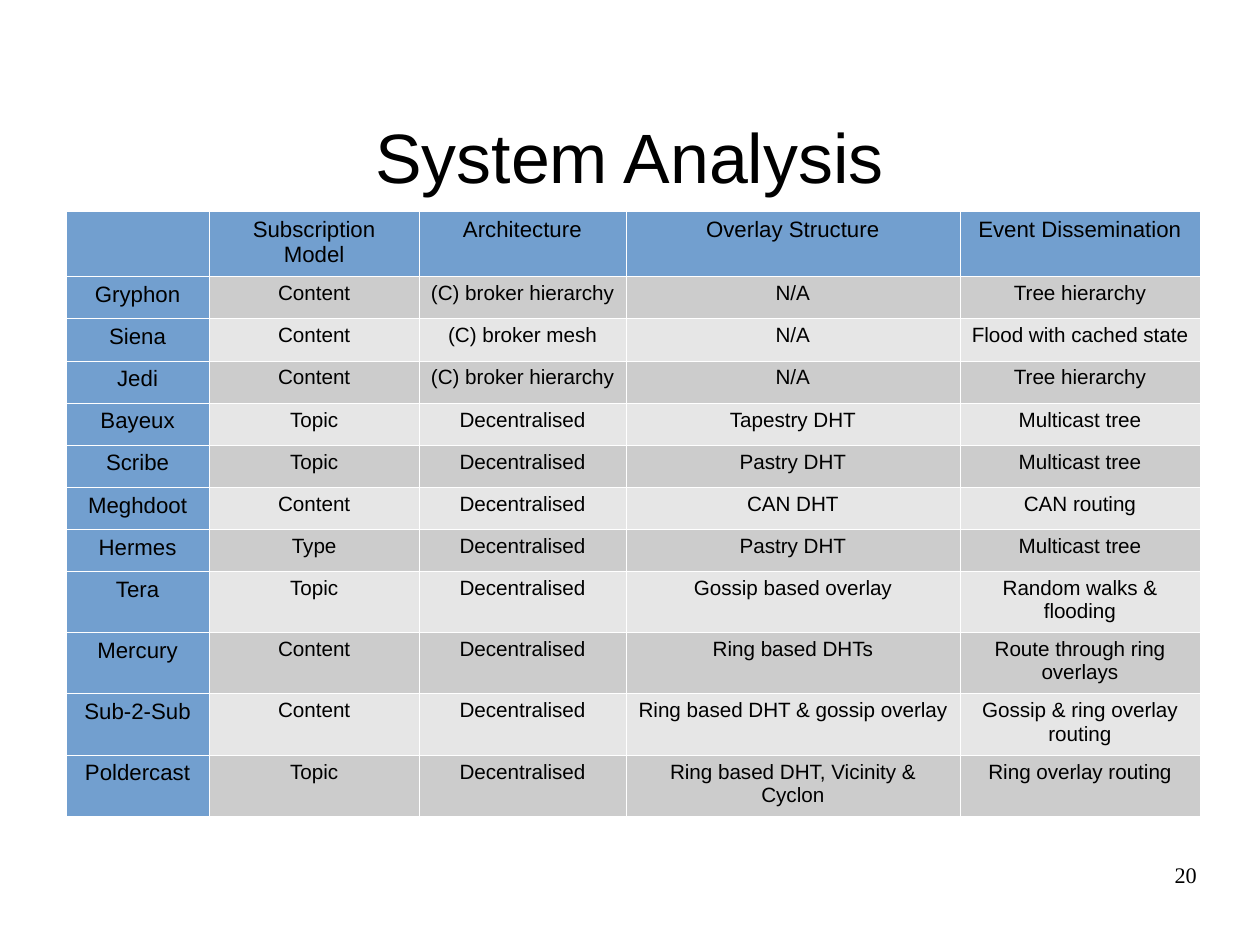
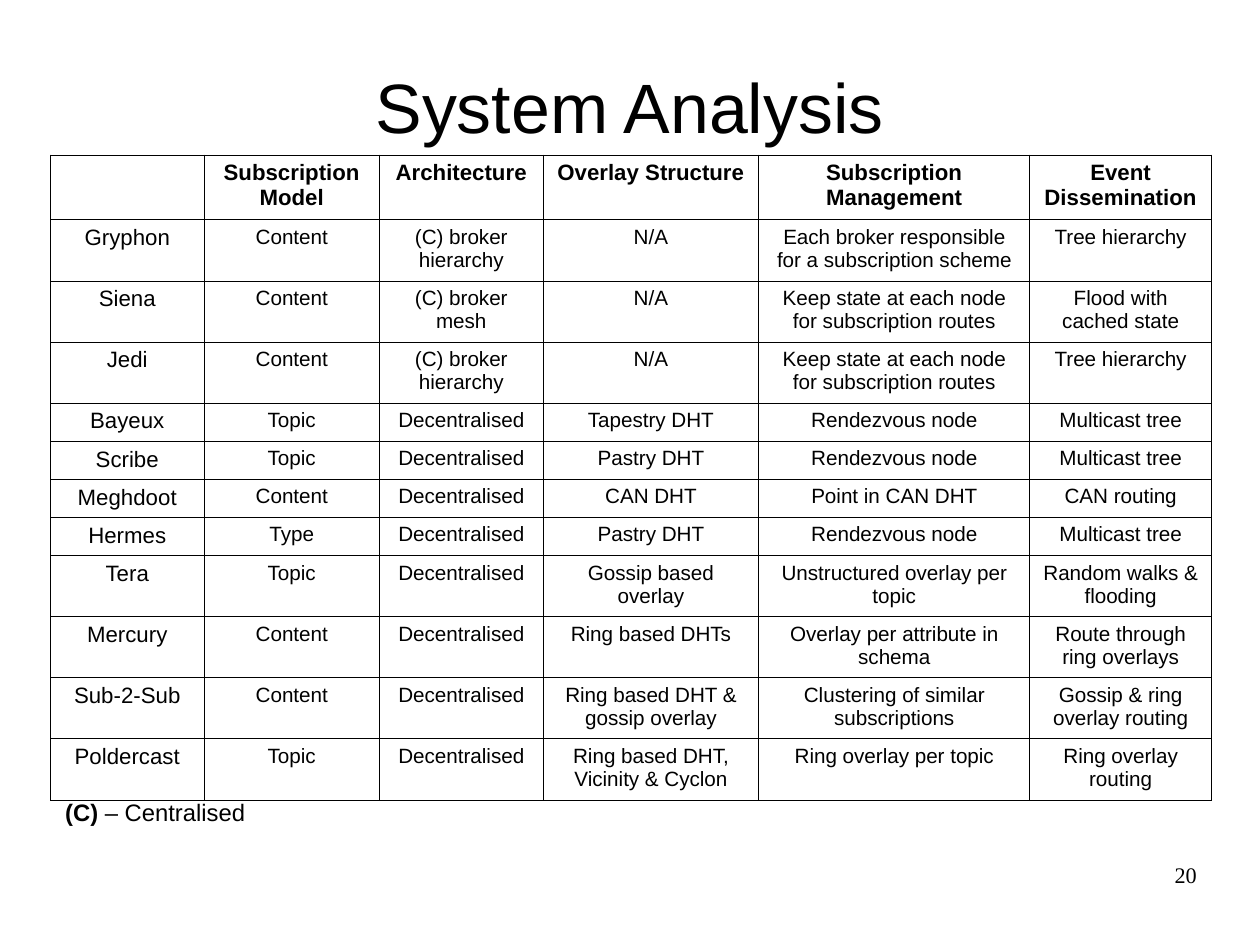
Before and after one commit to JGAntunes/pulsarcast, a slide deck: slide 20 of project-report/presentation.odp. Drawn at 1260x945 pixels with LibreOffice and Linux fonts; fonts in the diff are those of the drawing; background and template pictures are left out. Boxes give left, top, right and bottom in pixels: in the first picture for what was removed or moved away, otherwise in the second. Text is boxed around its words. In the diff, an @@ line names an element or a change of style, - is before the commit and + after.

Commit message:
presentation: finishing system analysis

```diff
--- a/project-report/presentation.odp
+++ b/project-report/presentation.odp
@@ title "System Analysis": place and size @@
-title "System Analysis" at [375, 132, 884, 196]
+title "System Analysis" at [375, 82, 884, 146]
@@ table at [50, 155, 1212, 795] @@
+column 5: Subscription Management | Each broker responsible for a subscription scheme | Keep state at each node for subscription routes | Keep state at each node for subscription routes | Rendezvous node | Rendezvous node | Point in CAN DHT | Rendezvous node | Unstructured overlay per topic | Overlay per attribute in schema | Clustering of similar subscriptions | Ring overlay per topic
@@ table: place and size @@
-table at [66, 212, 1201, 810]
+table at [50, 155, 1212, 795]
@@ text added at [65, 803, 245, 826], 15 pt, text #000000 @@
+(C) – Centralised
```
Also in this commit, not shown: 3 other slides changed, 3 slides added.
